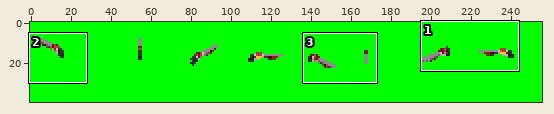
Two states of a sprite sheet, Resources/Weapons/Ithaca 37/Loaded_6_Hand.png. Above: a wide view before the commit, with the close-up outlined.
Close-up. As it was:
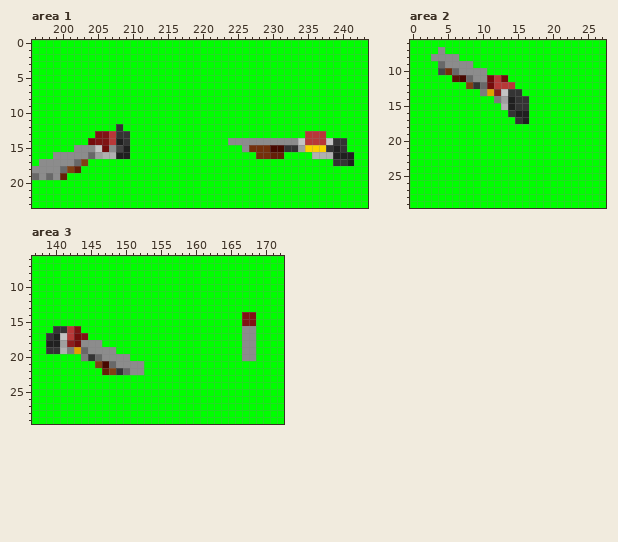
The file is 256x40 pixels. Shown: area 1: x 196..243, y 0..23; area 2: x 0..27, y 6..29; area 3: x 137..172, y 6..29. The commit also changed other parts of the picture, which this record leaves out.
After:
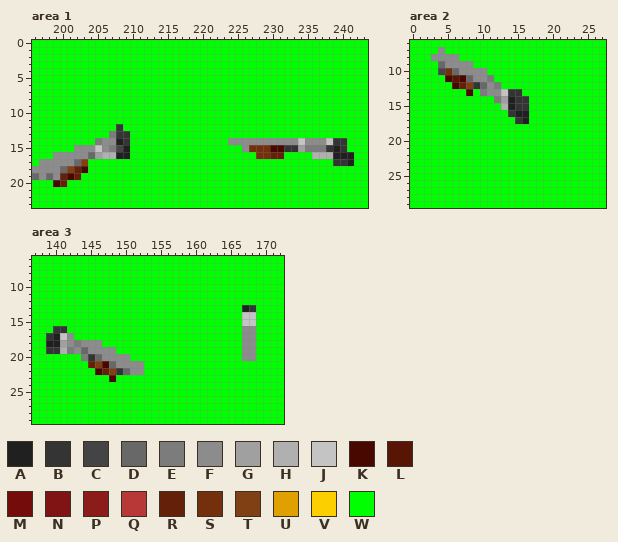
Palette (. is transparent): A #202020  B #343434  C #444444  D #686868  E #7c7c7c  F #8c8c8c  G #a0a0a0  H #b0b0b0  J #c4c4c4  K #480800  L #581404  M #740c0c  N #801414  P #8c1c1c  Q #b83838  R #642008  S #74300c  T #804014  U #e0a000  V #fcd000  W #00ff00
Change:
Area 1:
Colour E replaces colour F in row 15 at x 207.
Colour E replaces colour N in row 14 at x 205.
Colour E replaces colour Q in row 13 at x 207.
Colour E replaces colour V in row 15 at x 235 to 237.
Colour F replaces colour M in row 15 at x 206.
Colour F replaces colour N in row 14 at x 206.
Colour F replaces colour Q in row 14 at x 207 and 235 to 237.
Colour K replaces colour W in row 18 at x 203; in row 19 at x 201; in row 20 at x 199.
Colour R replaces colour W in row 19 at x 202; in row 20 at x 200.
Colour W replaces colour M in row 14 at x 204.
Colour W replaces colour N in row 13 at x 205 to 206.
Colour W replaces colour Q in row 13 at x 235 to 237.
Area 2:
Colour E replaces colour M in row 11 at x 11.
Colour E replaces colour Q in row 12 at x 12.
Colour F replaces colour M in row 12 at x 11.
Colour F replaces colour P in row 13 at x 12.
Colour F replaces colour U in row 13 at x 11.
Colour K replaces colour W in row 11 at x 5; in row 12 at x 6; in row 13 at x 8.
Colour R replaces colour W in row 12 at x 7.
Colour W replaces colour M in row 11 at x 13.
Colour W replaces colour Q in row 11 at x 12; in row 12 at x 13 to 14.
Area 3:
Colour A replaces colour W in row 13 at x 167.
Colour B replaces colour W in row 13 at x 168.
Colour E replaces colour M in row 18 at x 143.
Colour F replaces colour P in row 18 at x 142.
Colour F replaces colour Q in row 17 at x 142.
Colour F replaces colour U in row 19 at x 143.
Colour J replaces colour N in rows 14 to 15 at x 167 to 168.
Colour K replaces colour W in row 22 at x 146; in row 23 at x 148.
Colour R replaces colour W in row 21 at x 145.
Colour W replaces colour M in row 17 at x 143.
Colour W replaces colour N in row 16 at x 143; in row 17 at x 144.
Colour W replaces colour Q in row 16 at x 142.
